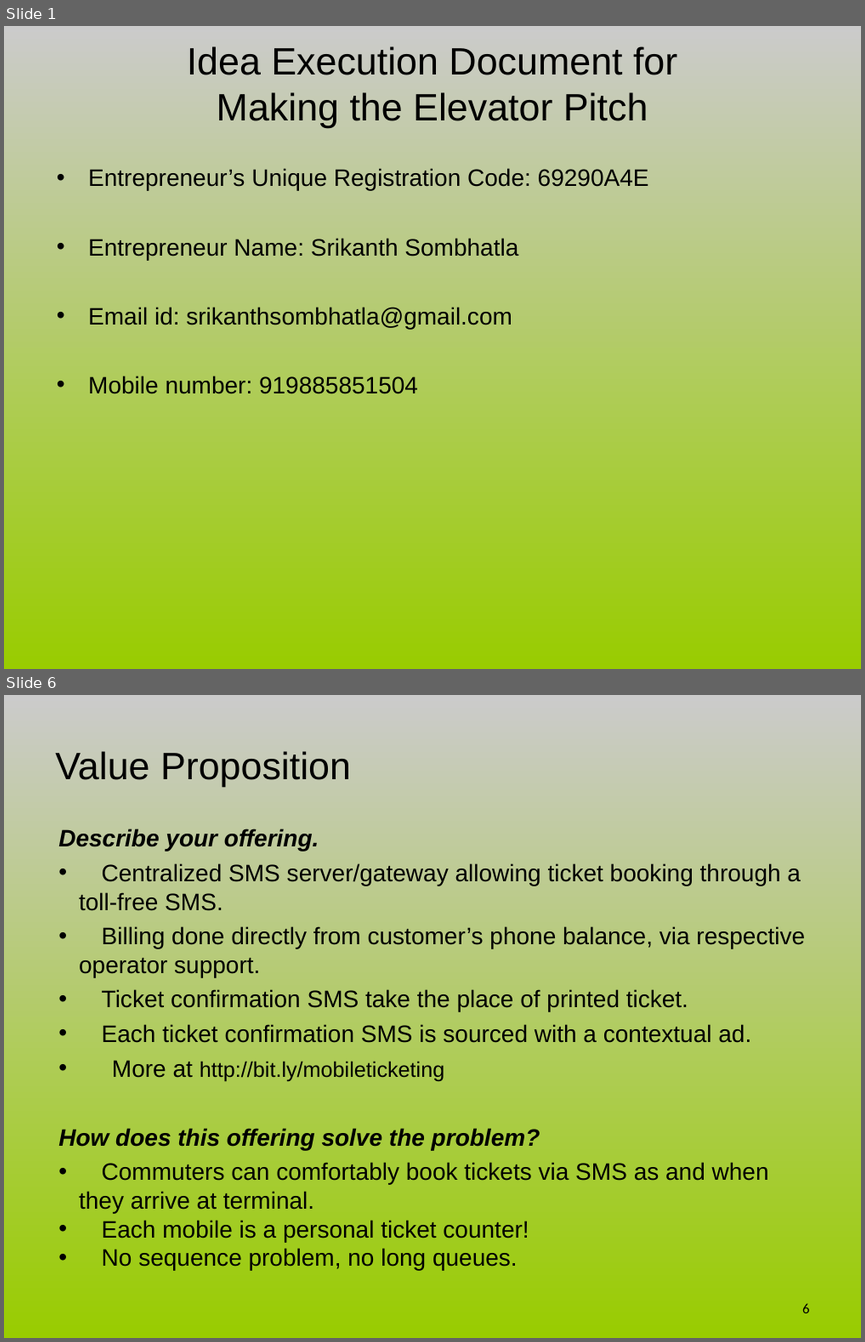
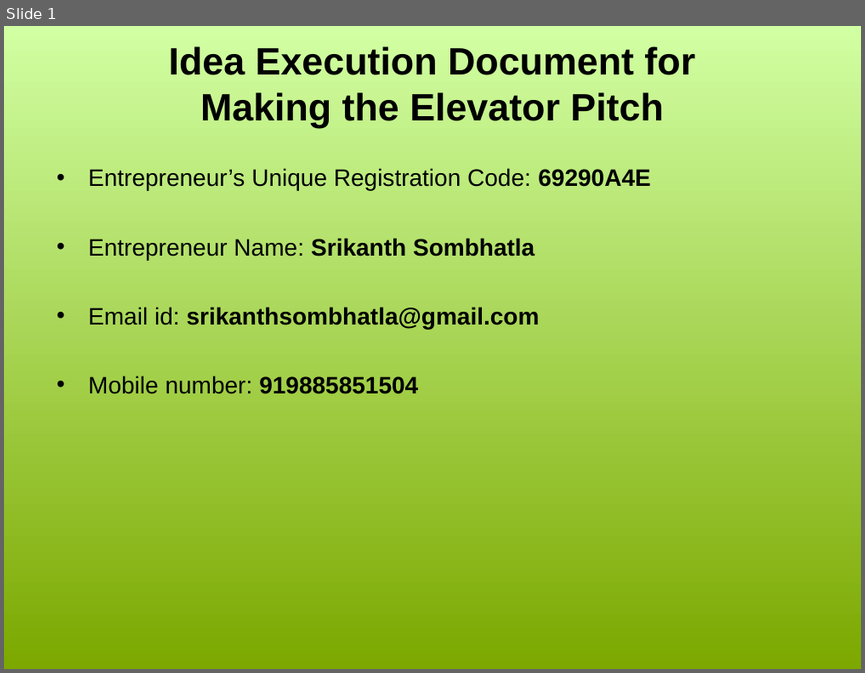
Before and after one commit to sriks/decii, a slide deck: mobileticketing/69290A4E.ppt. Shown one above the other, each under a label of ours: slides 1 and 6 before the commit, slide 1 after it; the slides between them are not shown. The pictures are 865x1342 and 865x673 pixels, drawn with LibreOffice and Linux fonts; fonts in the diff are those of the drawing. Boxes give left, top, right and bottom in pixels: in the first picture for what was removed or moved away, otherwise in the second. Text is boxed around its words. In the diff, an @@ line names an element or a change of style, - is before the commit and + after.

```diff
--- a/mobileticketing/69290A4E.ppt
+++ b/mobileticketing/69290A4E.ppt
@@ slide 6 removed at (4, 695, 861, 1338), background gradient #CBCBCB to #99CC00 @@
@@ text removed at (55, 751, 351, 787) @@
-Value Proposition
@@ text removed at (58, 828, 805, 1270) @@
-Describe your offering.
-• Centralized SMS server/gateway allowing ticket booking through a toll-free SMS.
-• Billing done directly from customer’s phone balance, via respective operator support.
-• Ticket confirmation SMS take the place of printed ticket.
-• Each ticket confirmation SMS is sourced with a contextual ad.
-• More at http://bit.ly/mobileticketing
-How does this offering solve the problem?
-• Commuters can comfortably book tickets via SMS as and when they arrive at terminal.
-• Each mobile is a personal ticket counter!
-• No sequence problem, no long queues.
@@ page number removed at (802, 1303, 809, 1313) @@
-6
@@ slide 1 changed as well @@
@@ background gradient #CBCBCB to #99CC00 to gradient #D1FFA3 to #7CA800 @@
@@ title "Idea Execution Document for Making ..." at (169, 46, 695, 128): bold on @@
@@ text "Entrepreneur’s Unique Registration Code: 69290A4E" at (88, 168, 650, 394): bold on in "69290A4E", "Srikanth Sombhatla", "srikanthsombhatla@gmail.com", "919885851504" @@
```
Also in this commit, not shown: 8 slides added, 9 other slides removed.
